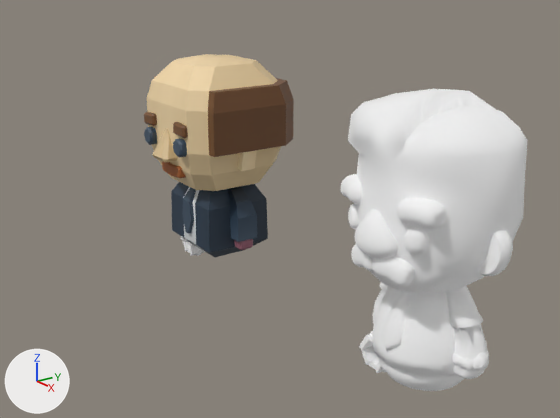
What one commit did to the Blender file public/models/third_person_blender_integrated/tutorial-guy-1.blend.
Before and after are seen from a 50 mm camera at (6.01, -3.47, 2.69) aimed at (0.3, 0.49, 0.4). The lights are fixed; the arrows at lower left show +X, +Y and +Z. The older version comes first.

The scene before the commit, as lines of its bpy script (objects in view):
```python
me_cube = bpy.data.meshes.new('Cube')
me_cube.from_pydata(...)  # 364 vertices, 348 faces; spans x -0.61..0.59, y -0.6..0.56, z 0.02..1.83
me_cube.materials.append(mat_material_002)
me_prototypepete_body_002 = bpy.data.meshes.new('PrototypePete_body.002')
me_prototypepete_body_002.from_pydata(...)  # 3178 vertices, 4426 faces; spans x -0.6..0.6, y -0.6..0.54, z -0.01..1.91
me_prototypepete_body_002.materials.append(mat_outline_001)  # white #ffffff
ob_cube = bpy.data.objects.new('Cube', me_cube)
ob_cube.location = (0.0, 0.0, 0.0)
_m = ob_cube.modifiers.new('Mirror', 'MIRROR')
_m.use_bisect_axis = (True, False, False)
ob_outline_001 = bpy.data.objects.new('outline.001', me_prototypepete_body_002)
ob_outline_001.location = (2.727, 0.0, 0.0)
```
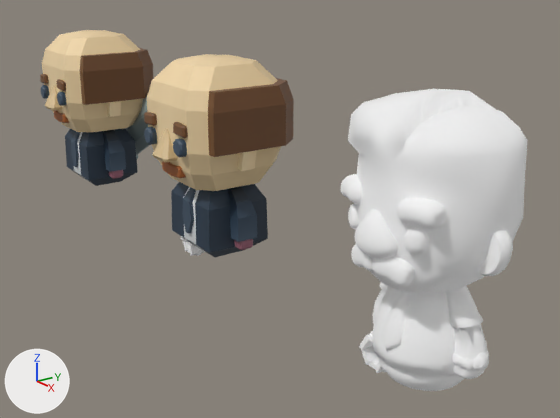
Patch to the scene script:
```diff
--- a/public/models/third_person_blender_integrated/tutorial-guy-1.blend.py
+++ b/public/models/third_person_blender_integrated/tutorial-guy-1.blend.py
@@ me_cube_002 @@
+me_cube_002.from_pydata(...)  # 81 vertices, 77 faces; spans x -0.76..0.91, y 0.22..0.85, z -0.04..1.22
+me_cube_002.materials.append(mat_material_002)
@@ ob_cube_002 @@
+ob_cube_002 = bpy.data.objects.new('Cube.002', me_cube_002)
+ob_cube_002.parent = ob_cube
+ob_cube_002.location = (-2.868, 0.0, 0.0)
@@ ob_cube_001 @@
+ob_cube_001 = bpy.data.objects.new('Cube.001', me_cube.copy())  # the mesh of ob_cube
+ob_cube_001.location = (-2.835, 0.0, 0.0)
+_m = ob_cube_001.modifiers.new('Mirror', 'MIRROR')
+_m.use_bisect_axis = (True, False, False)
```

Location of each change, [x1, y1, x2, y2] in pixels of the pictures (560 x 418 px):
'Cube.001', added (beige): after [40, 30, 154, 186]
'Cube.002', added: after [125, 96, 149, 159]
